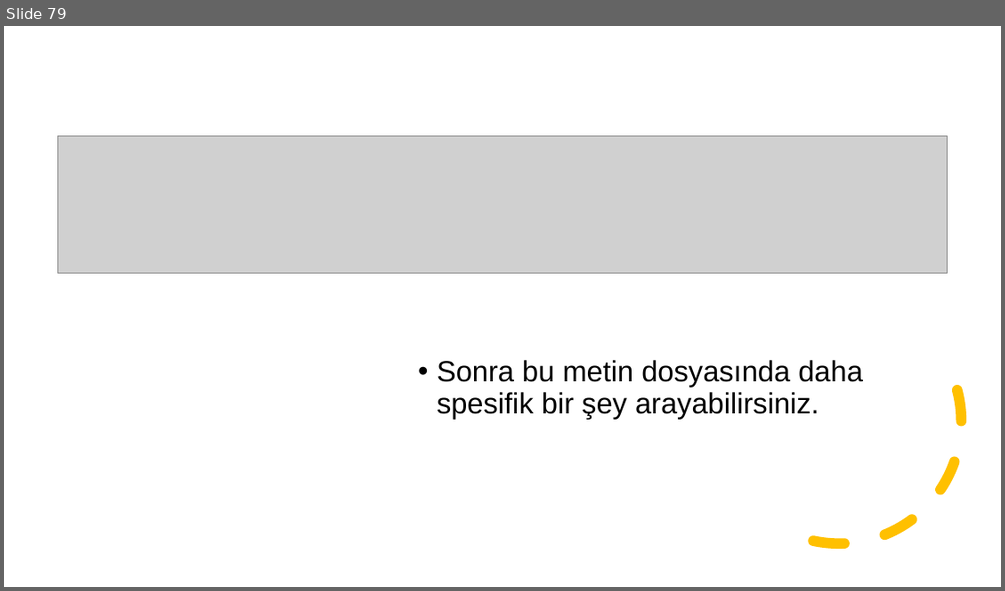
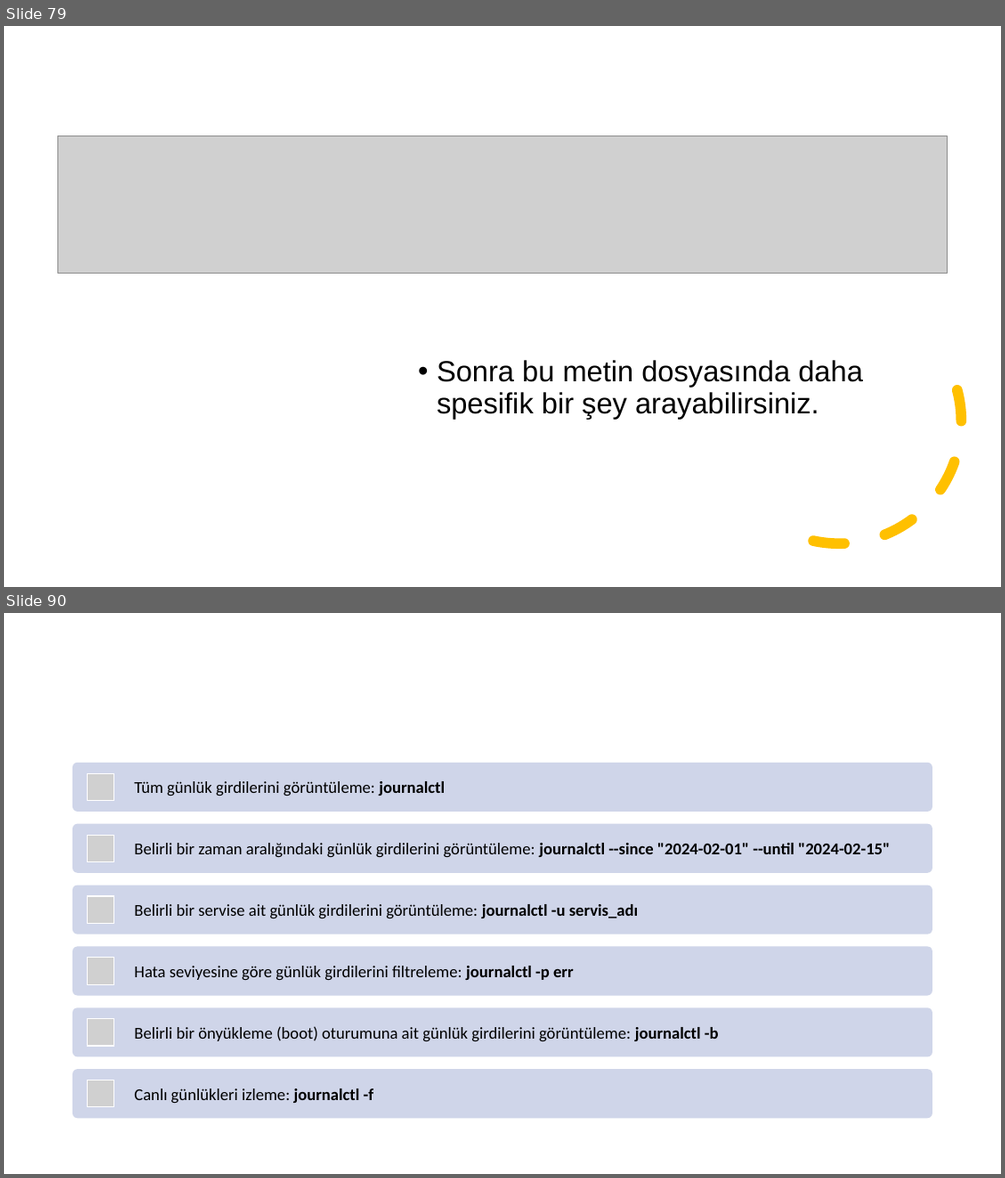
Before and after one commit to cahityusuf/LinuxCourse, a slide deck: LinuxKursu.pptx. Shown one above the other, each under a label of ours: slide 79 before the commit, slides 79 and 90 after it; the slides between them are not shown. The pictures are 1005x591 and 1005x1178 pixels, drawn with LibreOffice and Linux fonts; fonts in the diff are those of the drawing; grey boxes stand for pictures. Boxes give left, top, right and bottom in pixels: in the first picture for what was removed or moved away, otherwise in the second. Text is boxed around its words. In the diff, an @@ line names an element or a change of style, - is before the commit and + after.

```diff
--- a/LinuxKursu.pptx
+++ b/LinuxKursu.pptx
@@ slide 90 added at (4, 613, 1001, 1174), background #FFFFFF @@
@@ group added at (73, 763, 933, 1119): 6 rounded rectangles, 6 pictures, 6 texts @@
+Tüm günlük girdilerini görüntüleme: journalctl
+Belirli bir zaman aralığındaki günlük girdilerini görüntüleme: journalctl --since "2024-02-01" --until "2024-02-15"
+Belirli bir servise ait günlük girdilerini görüntüleme: journalctl -u servis_adı
+Hata seviyesine göre günlük girdilerini filtreleme: journalctl -p err
+Belirli bir önyükleme (boot) oturumuna ait günlük girdilerini görüntüleme: journalctl -b
+Canlı günlükleri izleme: journalctl -f
```
Also in this commit, not shown: 10 other slides added, 1 slide removed.
